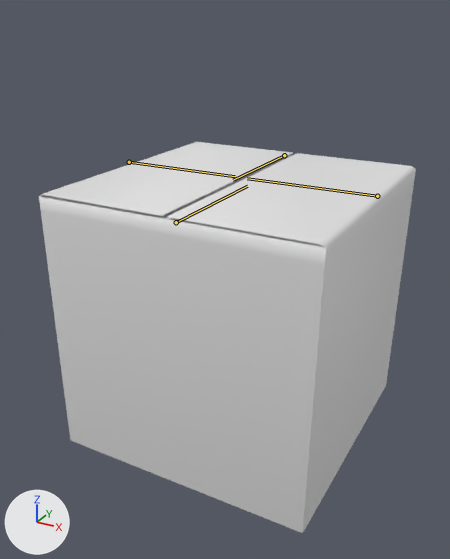
The FBX model Assets/Models/box.fbx, before and after one commit.
The view is the same before and after, from a 50 mm lens placed at (2.05, -3.96, 3.19), pointed at (-0.05, -0.15, 1.28). Lighting does not change. The marker at lower left points along +X, +Y and +Z. Both versions are drawn at the pose saved in each file; the numbers are the values there. The bones that change are drawn over the model as lines.
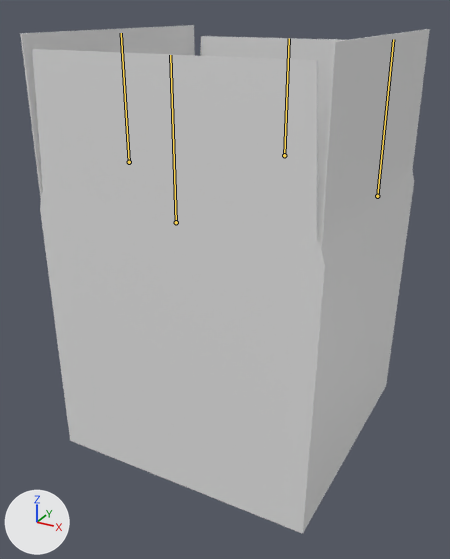
Where the change shows, as pixel boxes [x1, y1, x2, y2] in the pictures (450 x 559 px):
'Cube', posed (9% wider, 30% taller)
    before: [39, 142, 416, 533]
    after: [20, 25, 430, 534]
bone 'L', root to tip
    before: (129, 162) to (235, 176)
    after: (129, 162) to (121, 33)
bone 'R', root to tip
    before: (377, 196) to (247, 178)
    after: (377, 196) to (393, 39)
bone 'F', root to tip
    before: (284, 155) to (233, 180)
    after: (284, 155) to (289, 38)
bone 'B', root to tip
    before: (176, 222) to (247, 186)
    after: (176, 222) to (170, 55)

Diff of the bpy script that builds the scene:
```diff
--- a/Assets/Models/box.fbx.py
+++ b/Assets/Models/box.fbx.py
@@ bone_l @@
 bone_l = bpy.data.objects['BoxRig'].pose.bones['L']
-bone_l.rotation_quaternion = (0.707, 0.0, 0.0, -0.707)  # degrees (0, 0, -90)
+bone_l.rotation_quaternion = (1.0, 0.0, 0.0, 0.0)  # degrees (0, 0, 0)
@@ bone_r @@
 bone_r = bpy.data.objects['BoxRig'].pose.bones['R']
-bone_r.rotation_quaternion = (0.707, 0.0, 0.0, 0.707)  # degrees (0, 0, 90)
+bone_r.rotation_quaternion = (1.0, 0.0, 0.0, 0.0)  # degrees (0, 0, 0)
@@ bone_f @@
 bone_f = bpy.data.objects['BoxRig'].pose.bones['F']
-bone_f.rotation_quaternion = (0.707, 0.707, 0.0, 0.0)  # degrees (90, 0, 0)
+bone_f.rotation_quaternion = (1.0, 0.0, 0.0, 0.0)  # degrees (0, 0, 0)
@@ bone_b @@
 bone_b = bpy.data.objects['BoxRig'].pose.bones['B']
-bone_b.rotation_quaternion = (0.707, -0.707, 0.0, 0.0)  # degrees (-90, 0, 0)
+bone_b.rotation_quaternion = (1.0, 0.0, 0.0, 0.0)  # degrees (0, 0, 0)
```
